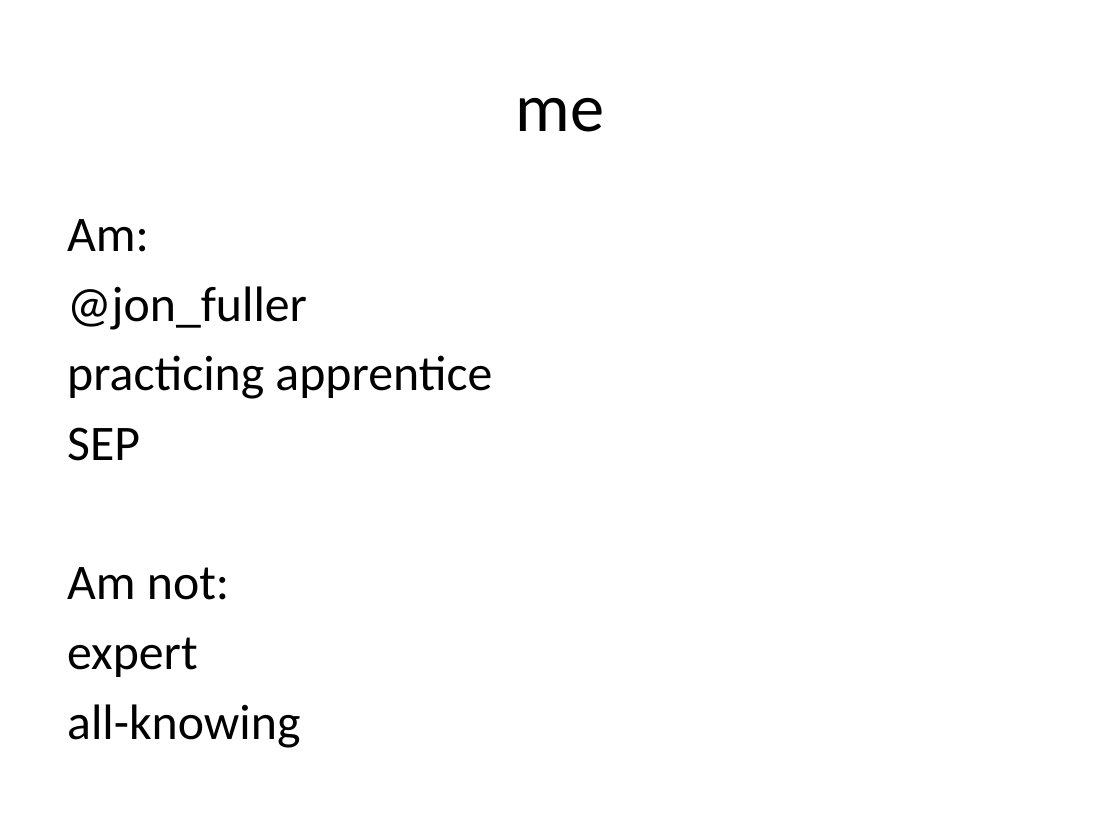
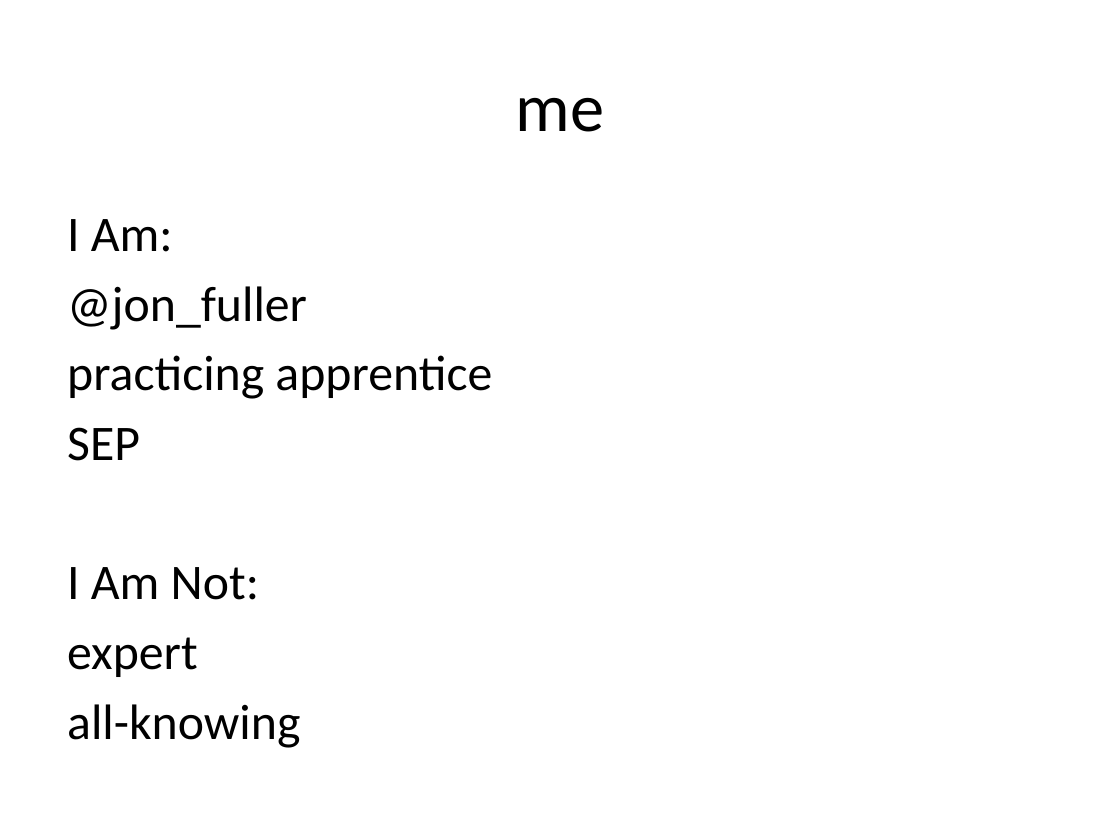
Before and after one commit to jonfuller/presentations, a slide deck: slide 2 of dependencies/dependencies.pptx. Drawn at 1120x840 pixels with LibreOffice and Linux fonts; fonts in the diff are those of the drawing. Boxes give left, top, right and bottom in pixels: in the first picture for what was removed or moved away, otherwise in the second. Text is boxed around its words. In the diff, an @@ line names an element or a change of style, - is before the commit and + after.

```diff
--- a/dependencies/dependencies.pptx
+++ b/dependencies/dependencies.pptx
@@ text at (67,219,173,252): text changed @@
-Am:
+I Am:
@@ text at (67,567,259,600): text changed @@
-Am not:
+I Am Not:
```
Also in this commit, not shown: 4 other slides changed, 10 slides added, 5 slides removed, 1 other file.
